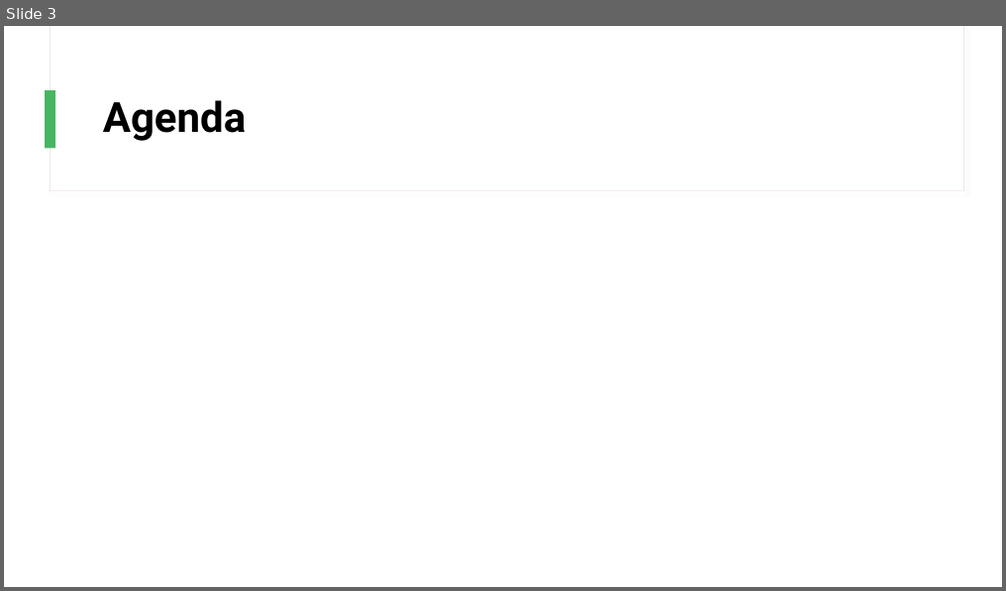
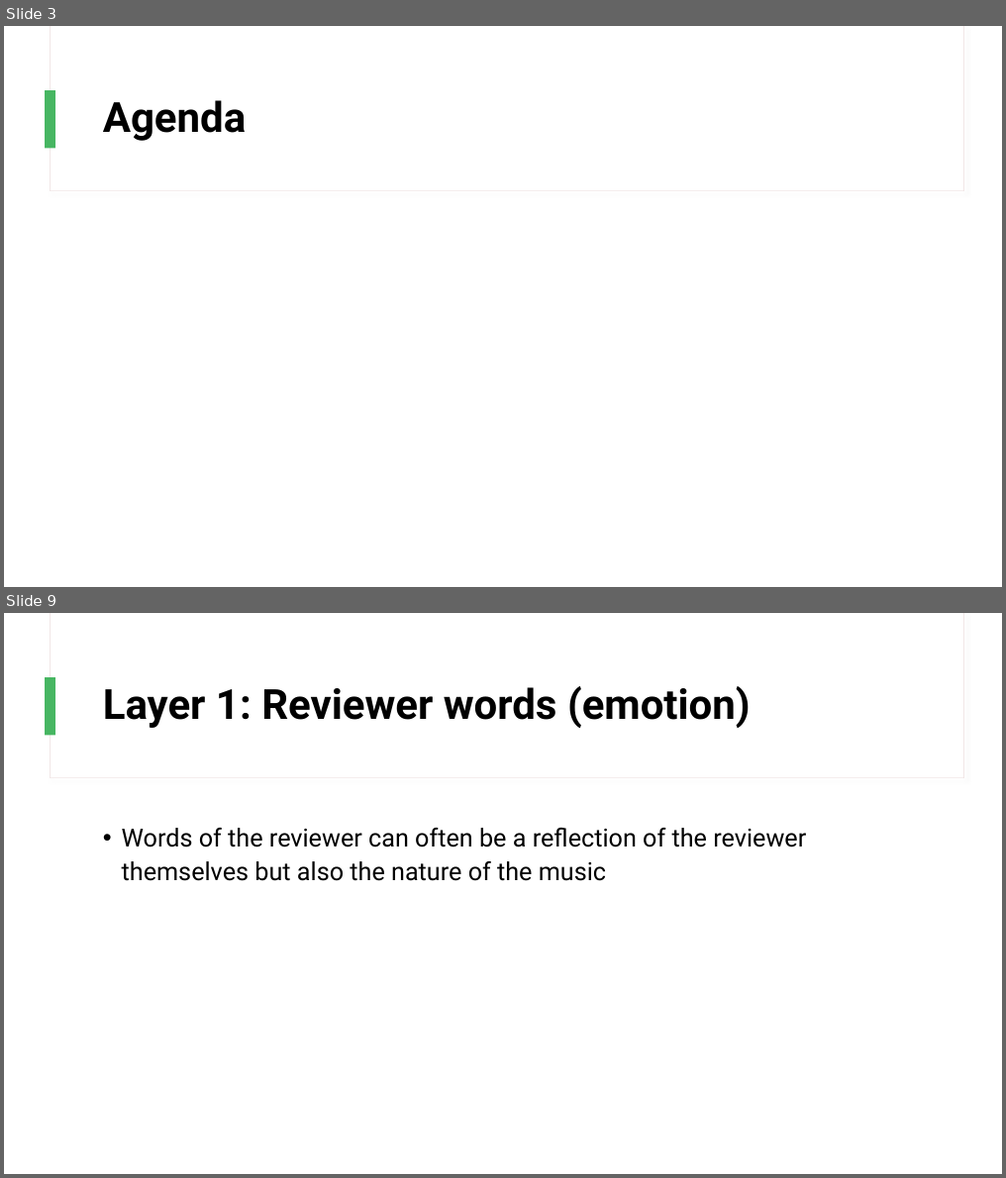
Before and after one commit to chan-chris/Metis_proj5, a slide deck: presentations/jazz_recs.pptx. Shown one above the other, each under a label of ours: slide 3 before the commit, slides 3 and 9 after it; the slides between them are not shown. The pictures are 1006x591 and 1006x1178 pixels, drawn with LibreOffice and Linux fonts; fonts in the diff are those of the drawing. Boxes give left, top, right and bottom in pixels: in the first picture for what was removed or moved away, otherwise in the second. Text is boxed around its words. In the diff, an @@ line names an element or a change of style, - is before the commit and + after.

```diff
--- a/presentations/jazz_recs.pptx
+++ b/presentations/jazz_recs.pptx
@@ slide 9 added at (x1=4, y1=613, x2=1002, y2=1174), background #FFFFFF; not listed: 3 template elements that a slide beside it also shows @@
@@ title added at (x1=103, y1=686, x2=750, y2=728), 40 pt, text #000000, bold @@
+Layer 1: Reviewer words (emotion)
@@ text added at (x1=122, y1=828, x2=806, y2=881), 24 pt, text #000000 @@
+• Words of the reviewer can often be a reflection of the reviewer themselves but also the nature of the music
```
Also in this commit, not shown: 4 slides changed, 5 other slides added, 2 slides removed, 11 other files.
